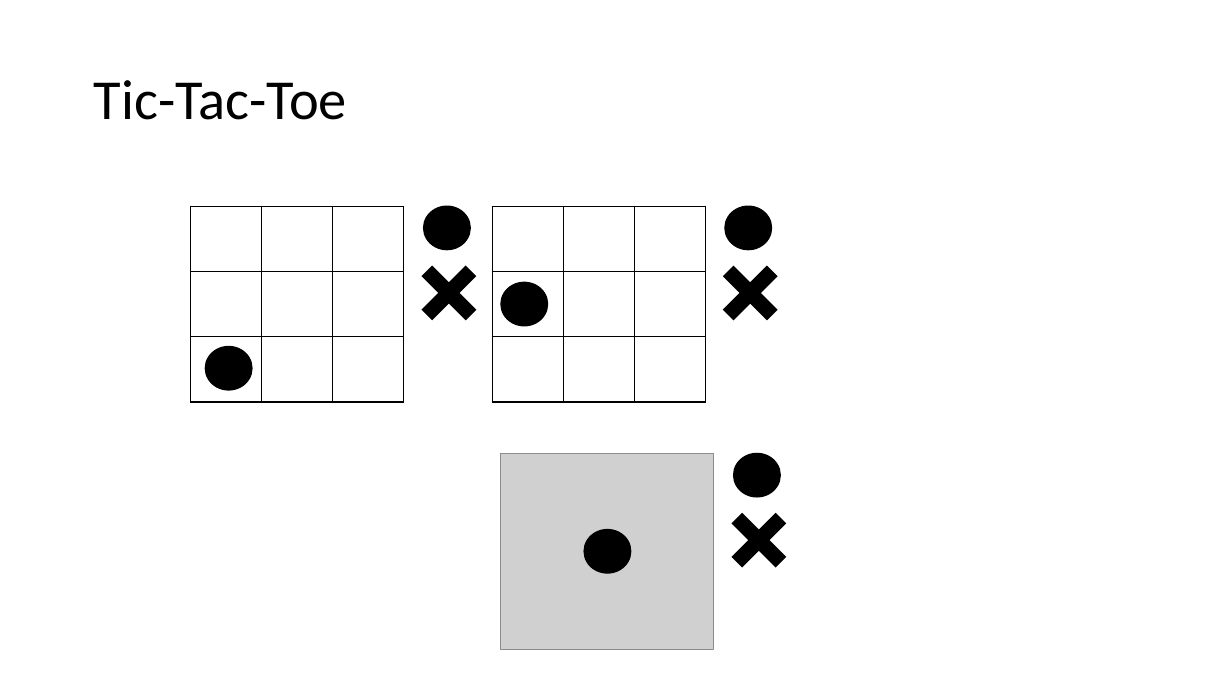
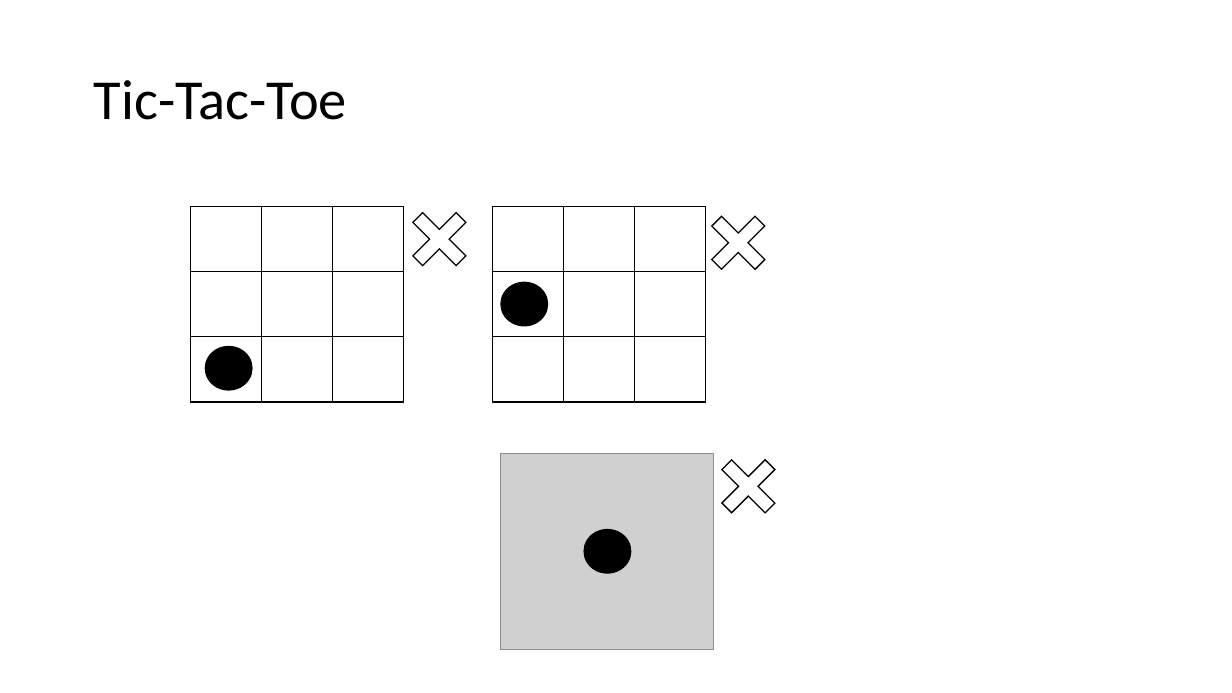
Before and after one commit to rojas70/MAEG-3080-project, a slide deck: slide 2 of ppt/MCTS.pptx. Drawn at 1232x693 pixels with LibreOffice and Linux fonts; fonts in the diff are those of the drawing; grey boxes stand for pictures. Boxes give left, top, right and bottom in pixels: in the first picture for what was removed or moved away, otherwise in the second. Text is boxed around its words. In the diff, an @@ line names an element or a change of style, - is before the commit and + after.

```diff
--- a/ppt/MCTS.pptx
+++ b/ppt/MCTS.pptx
@@ plus: place and size @@
-plus at box(406, 250, 492, 336)
+plus at box(396, 196, 482, 283)
@@ ellipse removed at box(423, 206, 470, 250) @@
@@ plus: place and size @@
-plus at box(707, 250, 794, 336)
+plus at box(695, 200, 782, 286)
@@ ellipse removed at box(726, 206, 773, 250) @@
@@ fill #000000 to none in 3 elements at box(695, 200, 782, 286), box(396, 196, 482, 283), box(705, 443, 792, 529) @@
@@ plus: place and size @@
-plus at box(716, 497, 802, 583)
+plus at box(705, 443, 792, 529)
@@ ellipse removed at box(734, 454, 781, 497) @@
```
Also in this commit, not shown: 1 other slide changed, 11 slides added, 7 other files.
